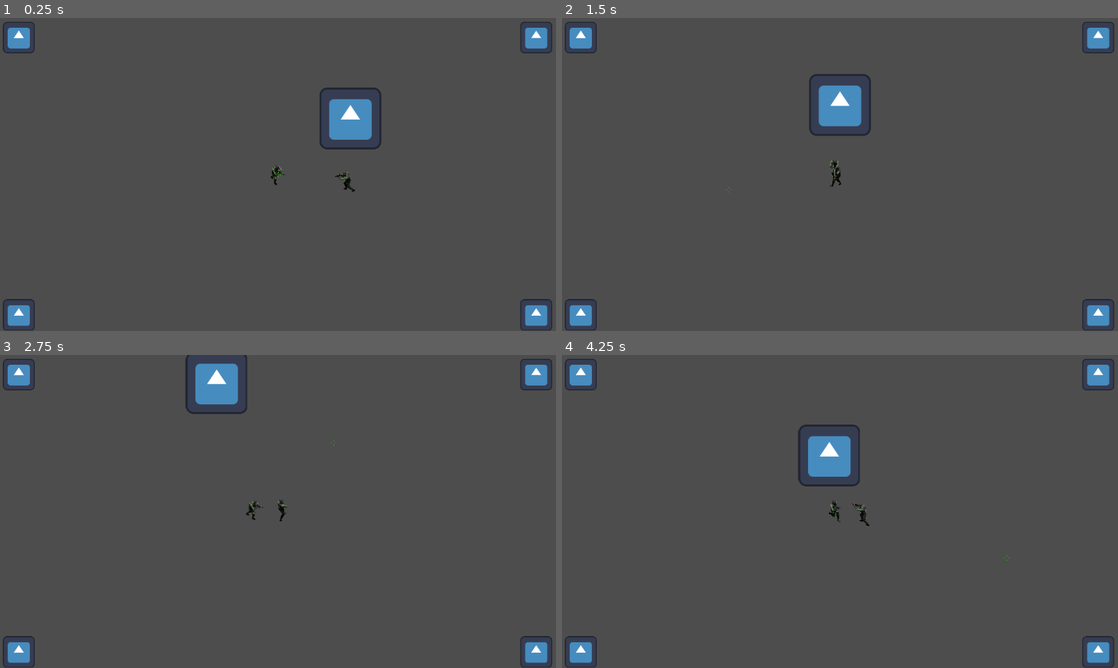
Above: before the commit, frames 1-4 (two rows, left to right).
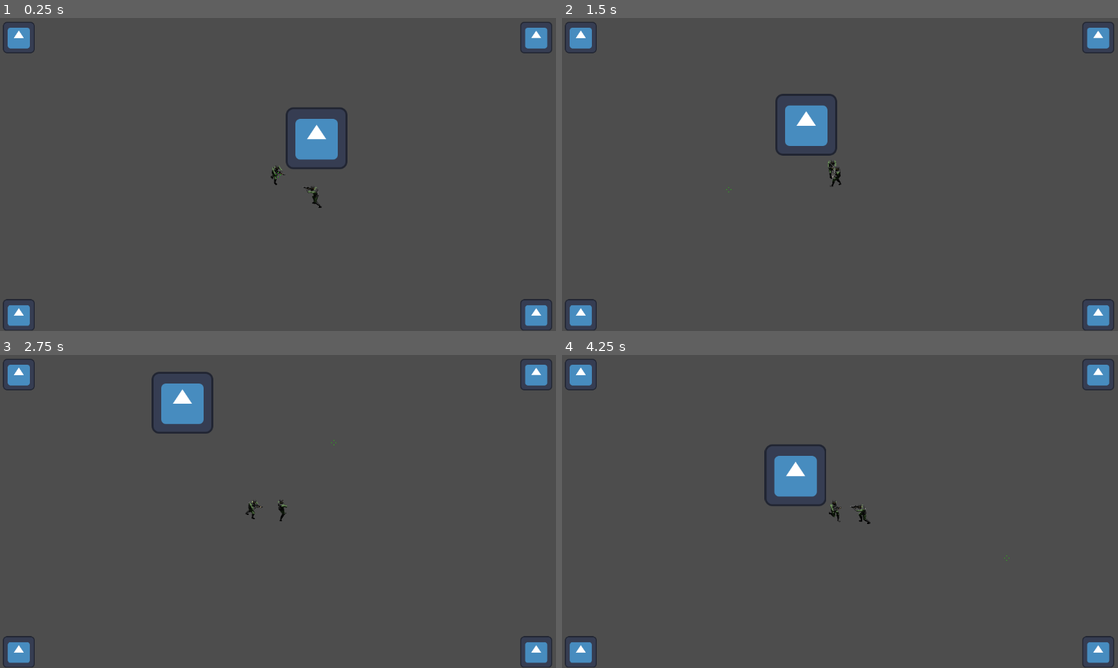
Above: after the commit, the same moments.

Repository: HeavyBro1337/boss-rush
Game: Godot game, scene res://scenes/gameplay.tscn
The game is run twice, just before and just after one commit, with the same random seed, the same clock (stepped at 60 frames per second) and the same inputs. The engine's default icon, where the game draws it, is replaced by a stand-in: a white triangle on a blue panel in a dark square.
Inputs (mouse positions are in pixels of both pictures, inside the frame that each line leads up to):
- Up to frame 1 (0.25 s): no input
- Up to frame 2 (1.5 s): move the mouse to (962, 158) at 0.52 s; hold D (right) 0.53-1.28 s; move the mouse to (728, 190) at 1.27 s; hold S (down) from 1.28 s (still down)
- Up to frame 3 (2.75 s): move the mouse to (333, 442) at 2.02 s; release S (down) at 2.03 s; hold D (right) from 2.03 s (still down)
- Up to frame 4 (4.25 s): move the mouse to (812, 574) at 2.77 s; release D (right) at 2.78 s; hold W (up) 2.78-3.53 s; move the mouse to (1006, 558) at 3.52 s; hold A (left) from 3.53 s (still down)

The runs differ from the first frame. In frame 1, 2.3% of the frame differs, in the area x 51-69%, y 22-61%; in frame 2, 2.3%; in frame 3, 2.2%; in frame 4, 2.3%.

Commit message:
Y sorting

Diff:
--- a/scenes/gameplay.tscn
+++ b/scenes/gameplay.tscn
@@ -20,6 +20,7 @@
 outlines = Array[PackedVector2Array]([PackedVector2Array(-635, 683, 1202, 680, 1188, -500, 243, -194, 244, -37, 68, -31, 64, -199, 244, -194, 1189, -502, -628, -501)])
 
 [node name="Scene" type="Node2D"]
+y_sort_enabled = true
 
 [node name="Global_HUD" parent="." instance=ExtResource("1_qejfp")]
 
@@ -37,6 +38,7 @@
 [node name="NavigationObstacle2D" type="NavigationObstacle2D" parent="Obstacle"]
 
 [node name="Player" parent="." instance=ExtResource("1_wc37h")]
+position = Vector2(70, -41)
 motion_mode = 1
 
 [node name="CollisionShape2D" parent="Player" index="1"]
